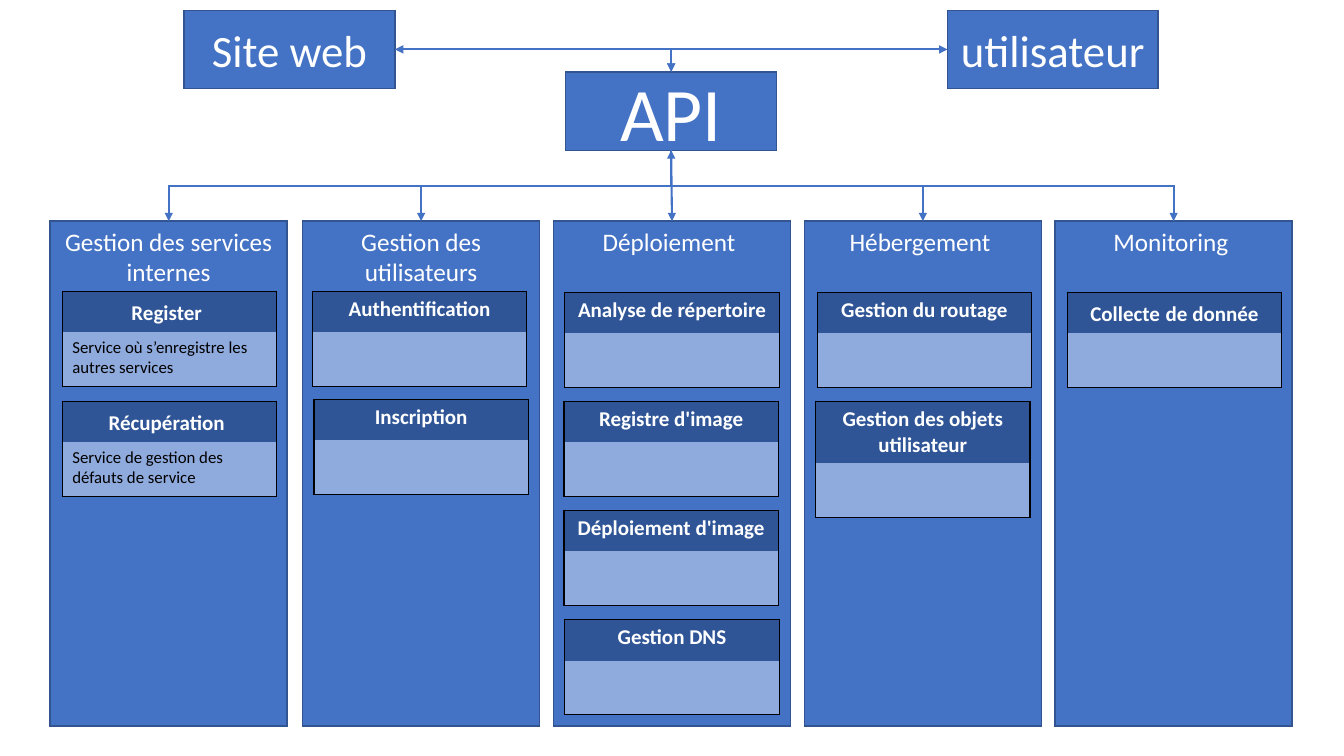
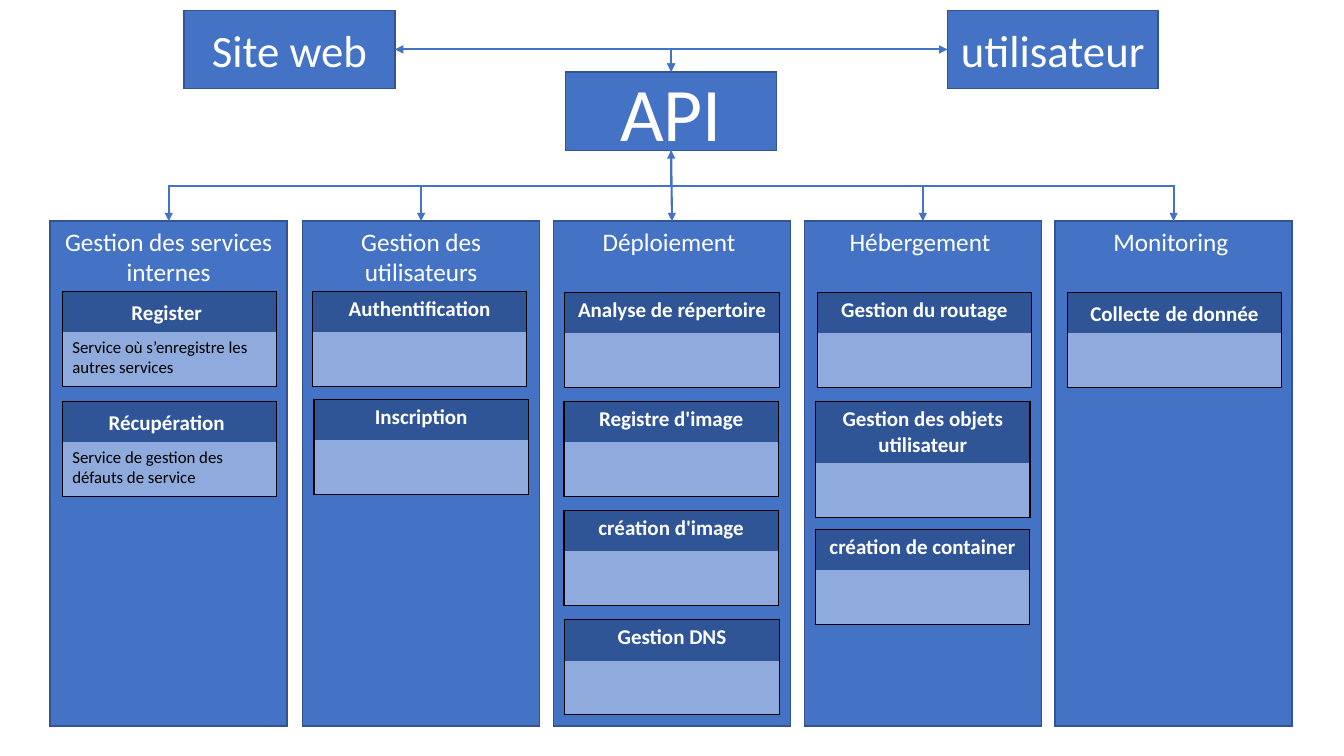
Before and after one commit to LCTheo/DeployT_PoC, a slide deck: slide 1 of doc/archi.pptx. Drawn at 1344x756 pixels with LibreOffice and Linux fonts; fonts in the diff are those of the drawing. Boxes give left, top, right and bottom in pixels: in the first picture for what was removed or moved away, otherwise in the second. Text is boxed around its words. In the diff, an @@ line names an element or a change of style, - is before the commit and + after.

```diff
--- a/doc/archi.pptx
+++ b/doc/archi.pptx
@@ table at bbox=[564, 510, 778, 605] @@
-row 1, column 1: Déploiement d'image
+row 1, column 1: création d'image
@@ table added at bbox=[816, 529, 1030, 624], 2 rows, 1 columns @@
+création de container
+
```
Also in this commit, not shown: 28 other files.
